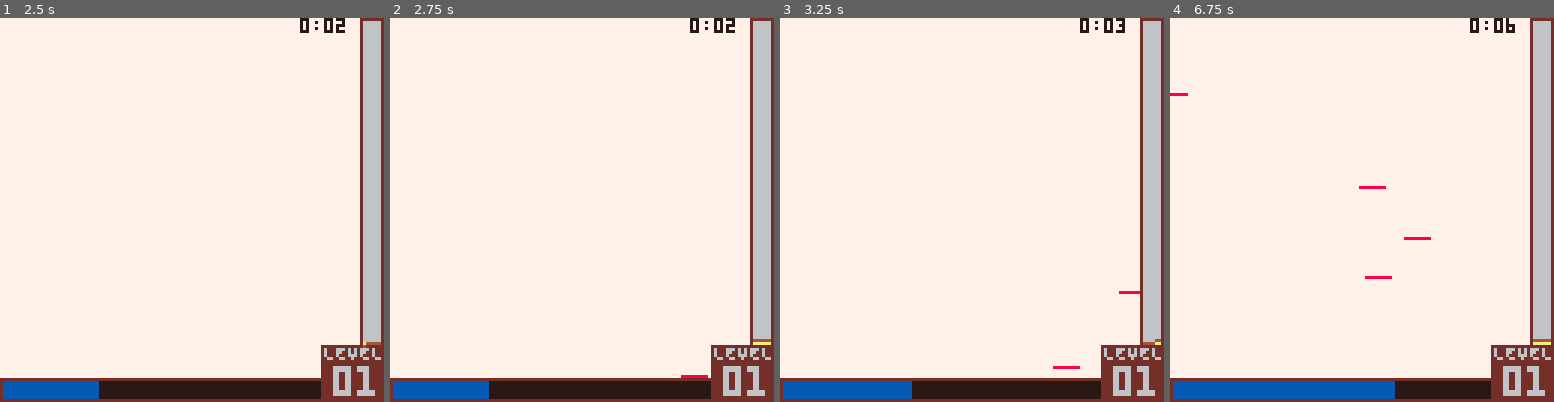
Above: before the commit, frames 1-4 (left to right).
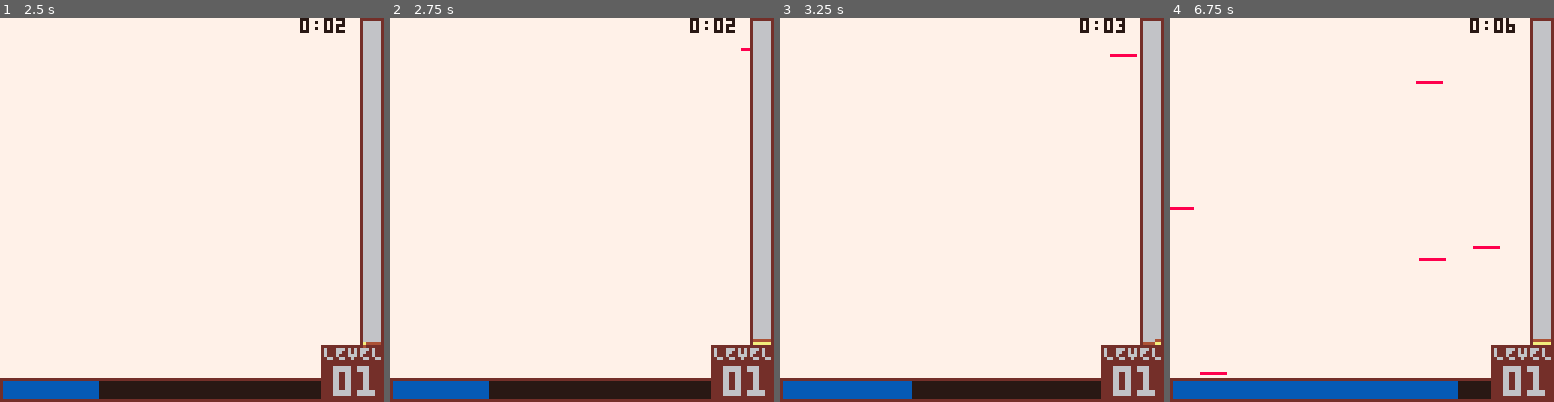
Above: after the commit, the same moments.

Repository: wsasaki01/bath-hack-2026
Game: PICO-8 cartridge fake.p8
The game is run twice, just before and just after one commit, with the same random seed, the same clock (stepped at 60 frames per second) and the same inputs.
Inputs:
- Up to frame 1 (2.5 s): tap X (X key) at 0.33, 1.07, 1.85 s; tap O (Z key) at 0.7, 1.7, 2.1 s; hold Right 1.6-2.1 s; hold Up 2.15-2.42 s; hold Right from 2.47 s (still down)
- Up to frame 2 (2.75 s): keep holding Right; tap O (Z key) at 2.5 s
- Up to frame 3 (3.25 s): tap O (Z key) at 2.9 s; tap X (X key) at 2.97 s; release Right at 3.03 s; hold Left from 3.08 s (still down)
- Up to frame 4 (6.75 s): tap O (Z key) every 0.4 s from 3.3 to 6.5 s; release Left at 3.58 s; hold Down 3.63-3.97 s; hold Right 4.02-4.68 s; tap X (X key) at 4.08, 5.2, 6.32 s; hold Up 4.73-5.03 s; hold Left 5.08-5.68 s; hold Down 5.73-6.03 s; hold Right 6.08-6.58 s; hold Right from 6.63 s (still down)

Frame 1 is identical in both runs. In frame 2, less than 0.1% of the frame differs, in the area x 75-94%, y 7-94%; in frame 3, 0.2%; in frame 4, 1.2%, in the area x 0-86%, y 16-100%.

Commit message:
Volleyball in

Diff:
--- a/init.lua
+++ b/init.lua
@@ -87,8 +87,8 @@
 
 	-- Add a new item to roster
 	items = {}
-	--add(items, create_item("proj", 2))
-	--item_data[2].equipped = true
+	add(items, create_item("proj", 7))
+	item_data[7].equipped = true
 
 	screen_list = {}	-- Screen effects
 	screen_damage_mtrx = {}
@@ -99,7 +99,7 @@
 		end
 		add(screen_damage_mtrx, row)
 	end
-	add(items, create_item("screen", 5))
+	--add(items, create_item("screen", 5))
 
 	-- Selecting an item on level up
 	selecting_item = false
@@ -140,4 +140,9 @@
 		desc="yOUR TRUSTY EXAM\nPENCIL",
 		sprx=16, spry=32, spr=98
 	},
+	{
+		name="volleyball", id=7,equipped=false,
+		desc="bOUNCY BOUNCE\nBOUNCE",
+		sprx=24, spry=32, spr=67
+	},
 }
--- a/projectiles.lua
+++ b/projectiles.lua
@@ -9,7 +9,7 @@
 	local proj = {}
 
 	-- Types 1 and 2 are the same, but with slightly different direction management
-	if is_in(type, {1,2,6}) then
+	if is_in(type, {1,2,6,7}) then
 		proj = proj_parent:new({
 			x=start_x, y=start_y, damage=10, dir=0,
 
@@ -38,7 +38,30 @@
 			end,
 		})
 
-		if type!=1 then
+		if type==7 then
+			proj.count = 0
+			proj.update = function(self, parent_enemy)
+				-- Move in that direction
+				self.x += cos(self.dir) * self.speed
+				self.y += sin(self.dir) * self.speed
+
+				--printh("x+="..cos(self.dir) * self.speed)
+				--printh("y+="..sin(self.dir) * self.speed)
+
+				-- Destroy self if colliding with enemy
+				if collide_2(self, parent_enemy) then
+					self.count += 1
+					parent_enemy:take_damage(self.damage)	-- Decrease enemy's health on hit
+				end
+
+				if self.count >= 4 then
+					del(parent_enemy.projs, self)			-- Destroy self
+				end
+			end
+			proj.draw = function(_ENV)
+				spr(83, x-4, y-4, 1, 1, global.global_cnt%2==0,global.global_cnt%3==0)
+			end
+		elseif type!=1 then
 			proj.dir = start_dir	-- Direction needs to change slowly over time
 			proj.alive_cnt = 0		-- New direction function only used for first 30 frames
 			proj.speed = type==2 and 1 or 3
@@ -254,6 +277,8 @@
 					for i=-1,0 do
 						add(proj_list, create_proj(px, py, 6, global.plyr.dir-0.5+i*0.45))
 					end
+				elseif self.id==7 then
+					add(proj_list, create_proj(px, py, 7))
 				end
 
 				-- Add a projectile to hone in on that enemy
@@ -292,6 +317,7 @@
 		if (id == 1) item.n = 50
 		if (id == 2) item.n = 170
 		if (id == 6) item.n = 120
+		if (id == 7) item.n = 150
 		return item
 
 	elseif type=="screen" then
